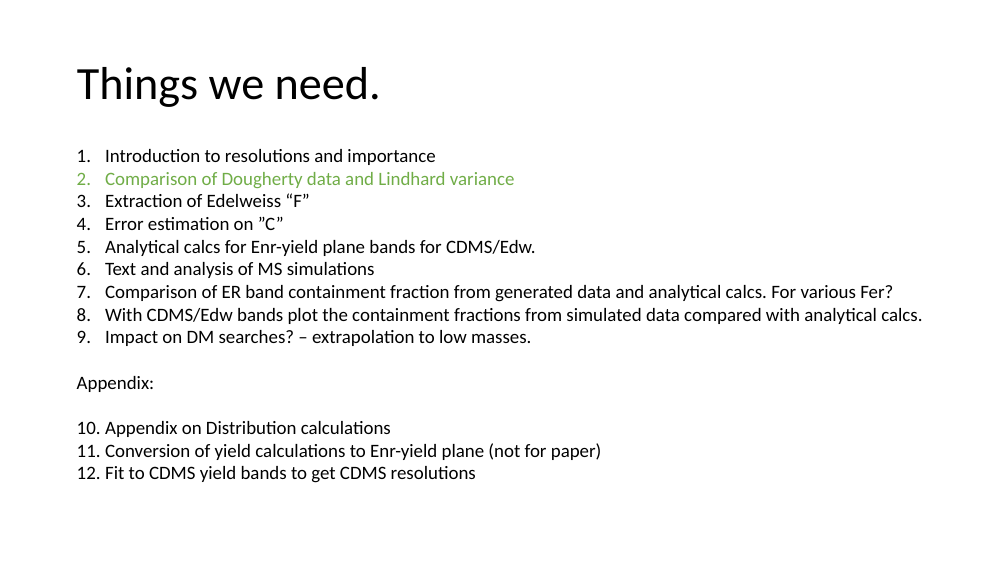
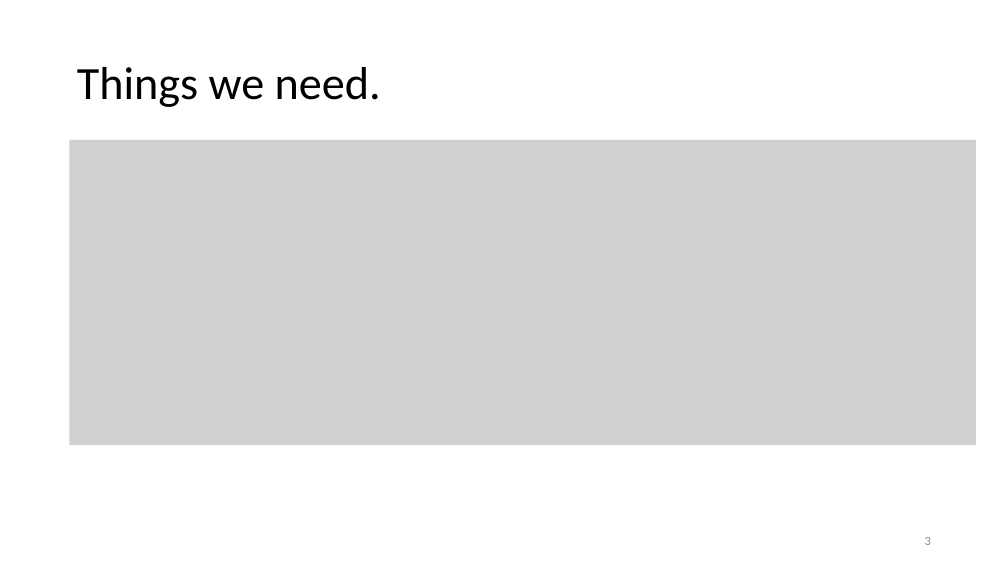
Before and after one commit to villaa/nrFano_Constraint, a slide deck: slide 3 of notes/anthony/nrFanoPaper_logic_descope.pptx. Drawn at 1008x567 pixels with LibreOffice and Linux fonts; fonts in the diff are those of the drawing; grey boxes stand for pictures. Boxes give left, top, right and bottom in pixels: in the first picture for what was removed or moved away, otherwise in the second. Text is boxed around its words. In the diff, an @@ line names an element or a change of style, - is before the commit and + after.

Commit message:
[ANV] an updated plan for the paper de-scoping

```diff
--- a/notes/anthony/nrFanoPaper_logic_descope.pptx
+++ b/notes/anthony/nrFanoPaper_logic_descope.pptx
@@ picture added at [70, 140, 976, 445] @@
@@ text removed at [77, 149, 922, 483] @@
-1. Introduction to resolutions and importance
-2. Comparison of Dougherty data and Lindhard variance
-3. Extraction of Edelweiss “F”
-4. Error estimation on ”C”
-5. Analytical calcs for Enr-yield plane bands for CDMS/Edw.
-6. Text and analysis of MS simulations
-7. Comparison of ER band containment fraction from generated data and analytical calcs. For various Fer?
-8. With CDMS/Edw bands plot the containment fractions from simulated data compared with analytical calcs.
-9. Impact on DM searches? – extrapolation to low masses.
-Appendix:
-1. Appendix on Distribution calculations
-2. Conversion of yield calculations to Enr-yield plane (not for paper)
-3. Fit to CDMS yield bands to get CDMS resolutions
@@ page number added at [925, 537, 931, 545], 12 pt, text #8C8C8C @@
+3
```
Also in this commit, not shown: 4 other slides changed, 1 slide added.
